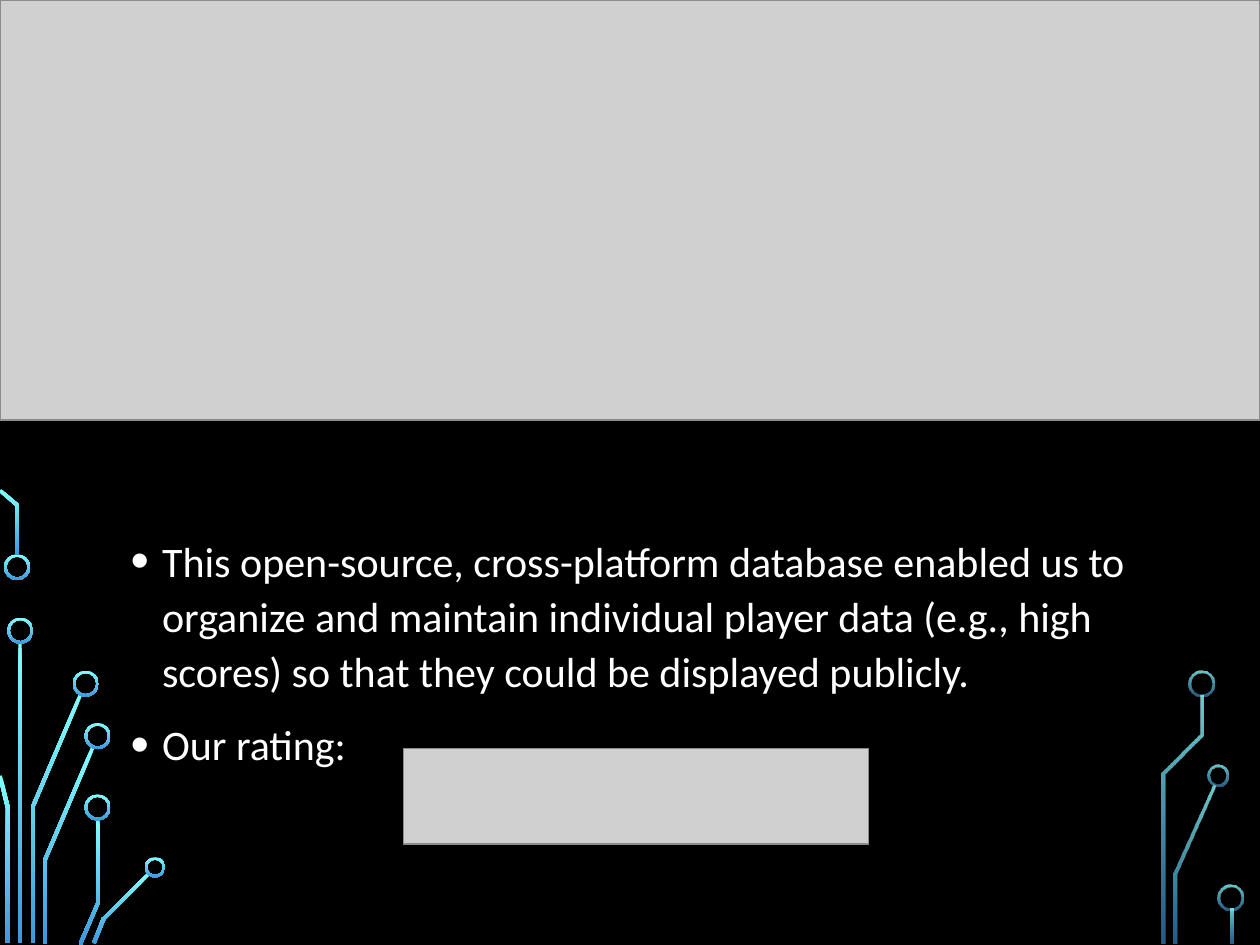
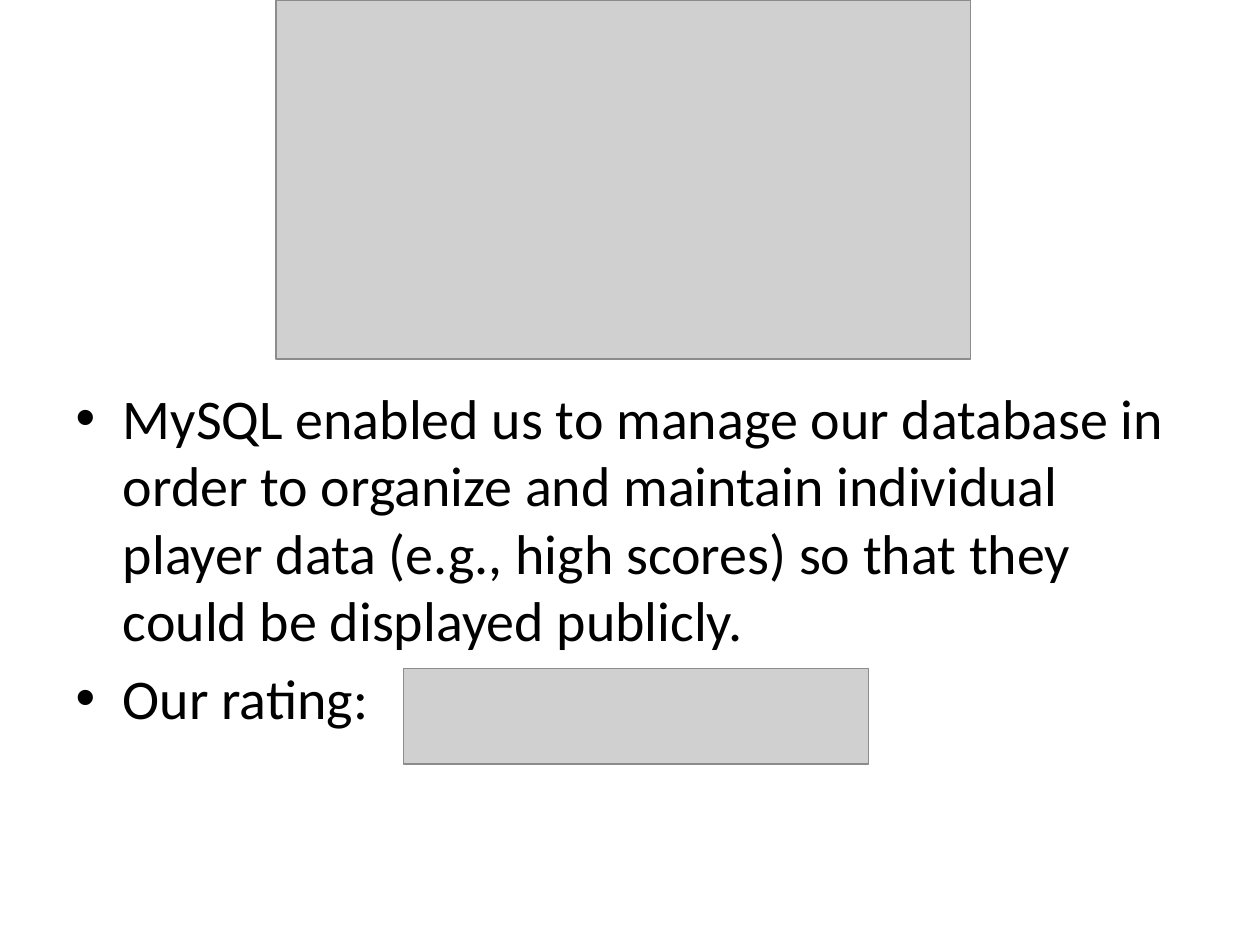
Before and after one commit to sperry94/ANST_Project, a slide deck: slide 5 of AOT2ProjectPresentation.pptx. Drawn at 1260x945 pixels with LibreOffice and Linux fonts; fonts in the diff are those of the drawing; grey boxes stand for pictures; background and template pictures are left out. Boxes give left, top, right and bottom in pixels: in the first picture for what was removed or moved away, otherwise in the second. Text is boxed around its words. In the diff, an @@ line names an element or a change of style, - is before the commit and + after.

Commit message:
Adding presentation ppt.

```diff
--- a/AOT2ProjectPresentation.pptx
+++ b/AOT2ProjectPresentation.pptx
@@ background picture (left out) to #FFFFFF @@
@@ picture removed at (x1=0, y1=0, x2=1260, y2=420) @@
@@ picture added at (x1=276, y1=0, x2=970, y2=359) @@
@@ text "MySQL enabled us to manage ..." moved from (x1=162, y1=547, x2=1125, y2=768) to (x1=123, y1=400, x2=1163, y2=729) @@
@@ text at (x1=123, y1=400, x2=1163, y2=650): text changed; size 24 to 32 pt; text colour #FFFFFF to #000000 @@
-• This open-source, cross-platform database enabled us to organize and maintain individual player data (e.g., high scores) so that they could be displayed publicly.
+• MySQL enabled us to manage our database in order to organize and maintain individual player data (e.g., high scores) so that they could be displayed publicly.
@@ text at (x1=123, y1=680, x2=368, y2=729): size 24 to 32 pt, text colour #FFFFFF to #000000 in "Our rating:"; indent changed; line spacing 1.1 to 1; less space between paragraphs @@
@@ picture moved from (x1=403, y1=748, x2=868, y2=844) to (x1=403, y1=669, x2=868, y2=765) @@
@@ group removed at (x1=0, y1=0, x2=1244, y2=945): 24 freeform shapes, 3 rectangles @@
```
Also in this commit, not shown: 10 other slides changed, 2 slides added.
